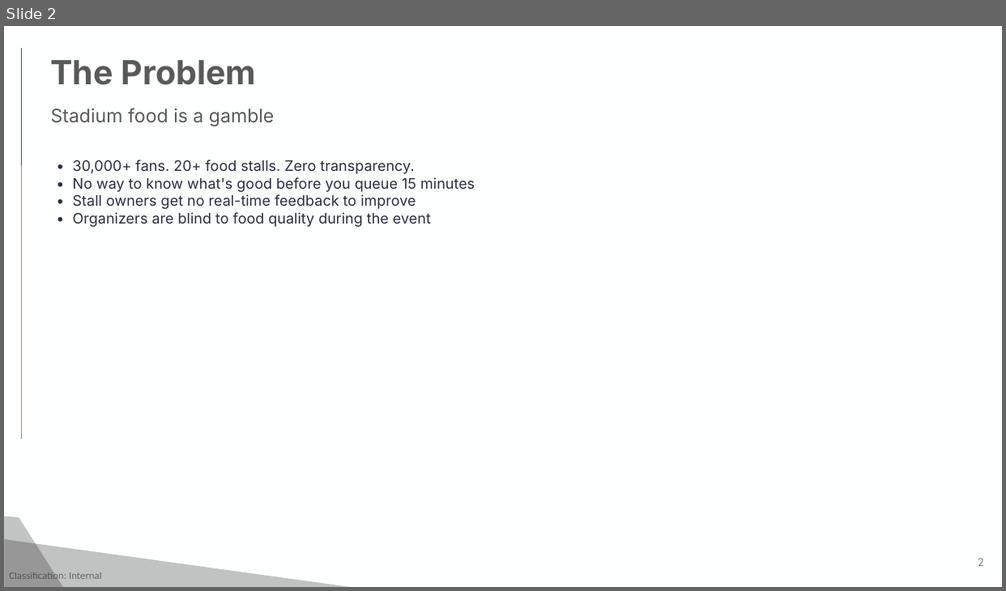
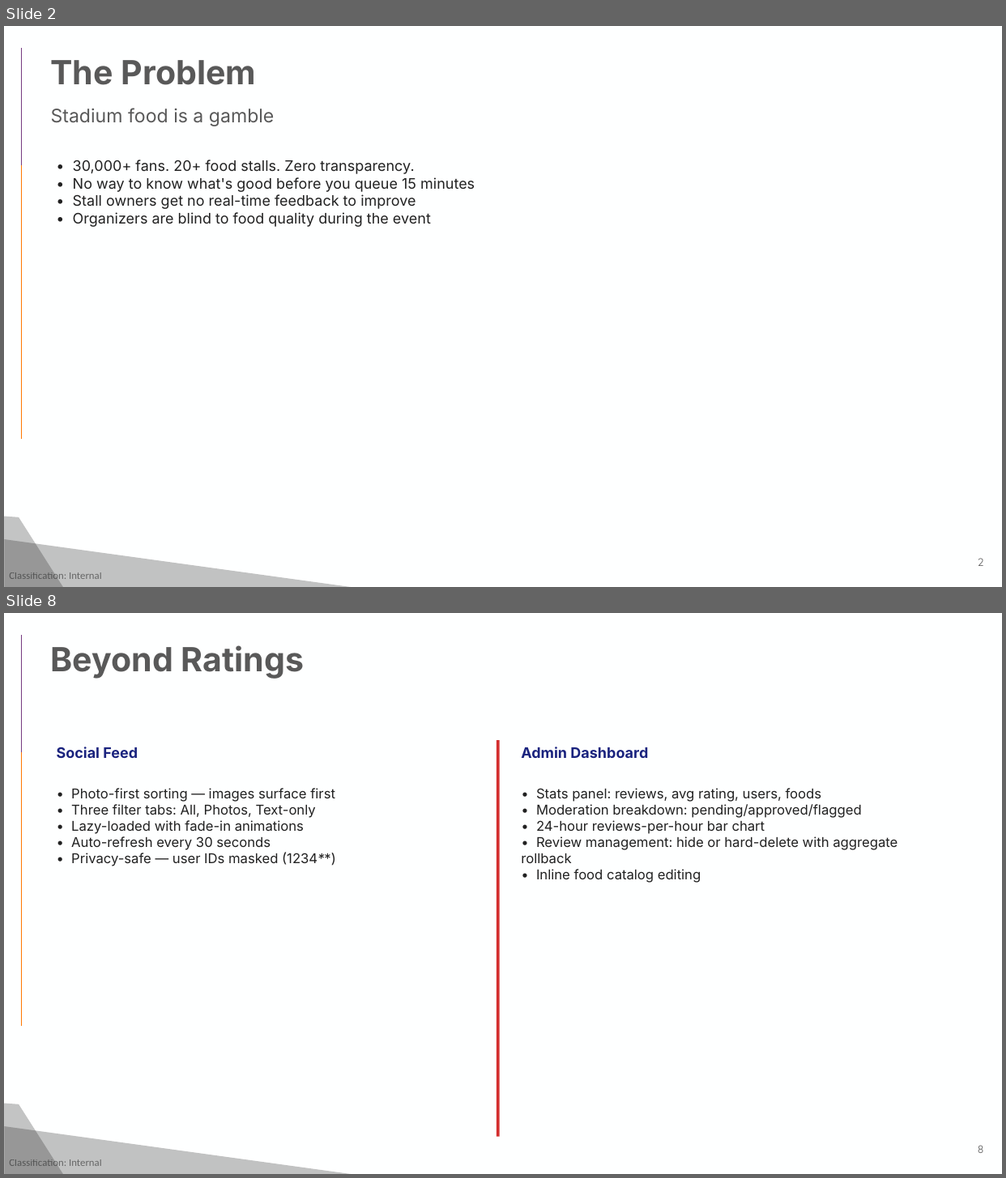
Before and after one commit to anujkarn002/BWAI-APL-DELHI, a slide deck: docs/stadiumbite-deck.pptx. Shown one above the other, each under a label of ours: slide 2 before the commit, slides 2 and 8 after it; the slides between them are not shown. The pictures are 1006x591 and 1006x1178 pixels, drawn with LibreOffice and Linux fonts; fonts in the diff are those of the drawing; background and template pictures are left out. Boxes give left, top, right and bottom in pixels: in the first picture for what was removed or moved away, otherwise in the second. Text is boxed around its words. In the diff, an @@ line names an element or a change of style, - is before the commit and + after.

```diff
--- a/docs/stadiumbite-deck.pptx
+++ b/docs/stadiumbite-deck.pptx
@@ slide 8 added at <box>4,613,1002,1174</box>, background #FEFFFF; not listed: 6 template elements that a slide beside it also shows @@
@@ title added at <box>51,645,304,679</box>, 32 pt, text #595959, bold @@
+Beyond Ratings
@@ text added at <box>57,747,138,758</box>, 14 pt, text #1A237E, bold @@
+Social Feed
@@ rectangle added at <box>496,740,500,1137</box>, fill #D32F2F @@
@@ text added at <box>521,747,648,758</box>, 14 pt, text #1A237E, bold @@
+Admin Dashboard
@@ text added at <box>71,788,336,867</box>, 13 pt, text #212121 @@
+• Photo-first sorting — images surface first
+• Three filter tabs: All, Photos, Text-only
+• Lazy-loaded with fade-in animations
+• Auto-refresh every 30 seconds
+• Privacy-safe — user IDs masked (1234**)
@@ text added at <box>521,788,897,883</box>, 13 pt, text #212121 @@
+• Stats panel: reviews, avg rating, users, foods
+• Moderation breakdown: pending/approved/flagged
+• 24-hour reviews-per-hour bar chart
+• Review management: hide or hard-delete with aggregate rollback
+• Inline food catalog editing
@@ slide 2 changed as well @@
@@ text "• 30,000+ fans. 20+ food ..." at <box>73,160,475,227</box>: text colour #2B2D42 to #212121 @@
```
Also in this commit, not shown: 6 other slides changed, 4 other slides added, 1 slide removed, 3 other files.
